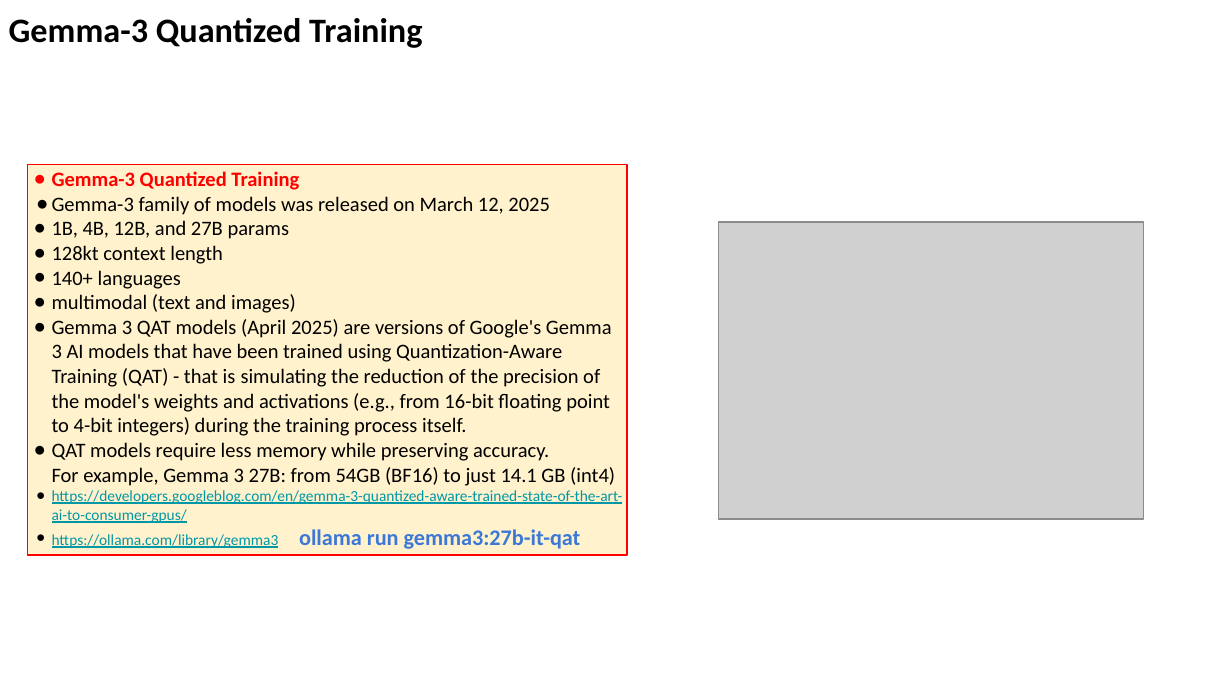
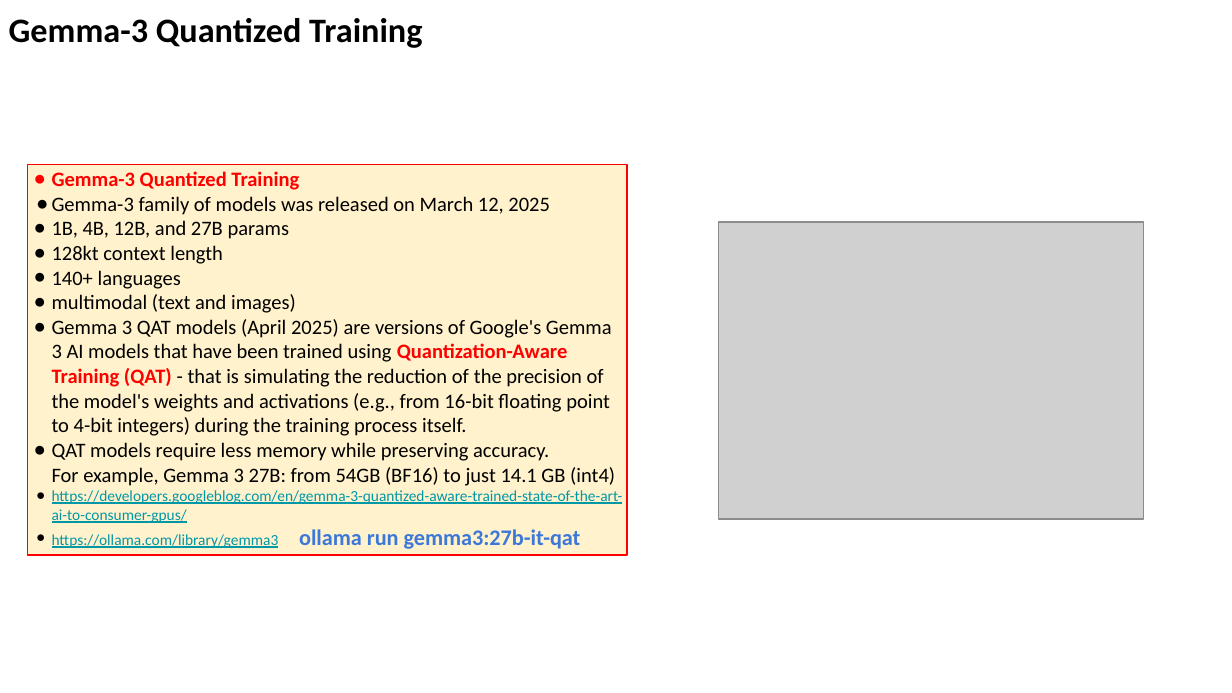
Before and after one commit to lselector/seminar, a slide deck: slide 15 of 2025/2025-04-25-AI-Updates.pptx. Drawn at 1232x693 pixels with LibreOffice and Linux fonts; fonts in the diff are those of the drawing; grey boxes stand for pictures. Boxes give left, top, right and bottom in pixels: in the first picture for what was removed or moved away, otherwise in the second. Text is boxed around its words. In the diff, an @@ line names an element or a change of style, - is before the commit and + after.

```diff
--- a/2025/2025-04-25-AI-Updates.pptx
+++ b/2025/2025-04-25-AI-Updates.pptx
@@ text in rectangle at bbox=[52, 319, 612, 436]: text colour #000000 to #FF0000, bold on in "Quantization-Aware Training (QAT)" @@
```
Also in this commit, not shown: 4 other slides changed.
